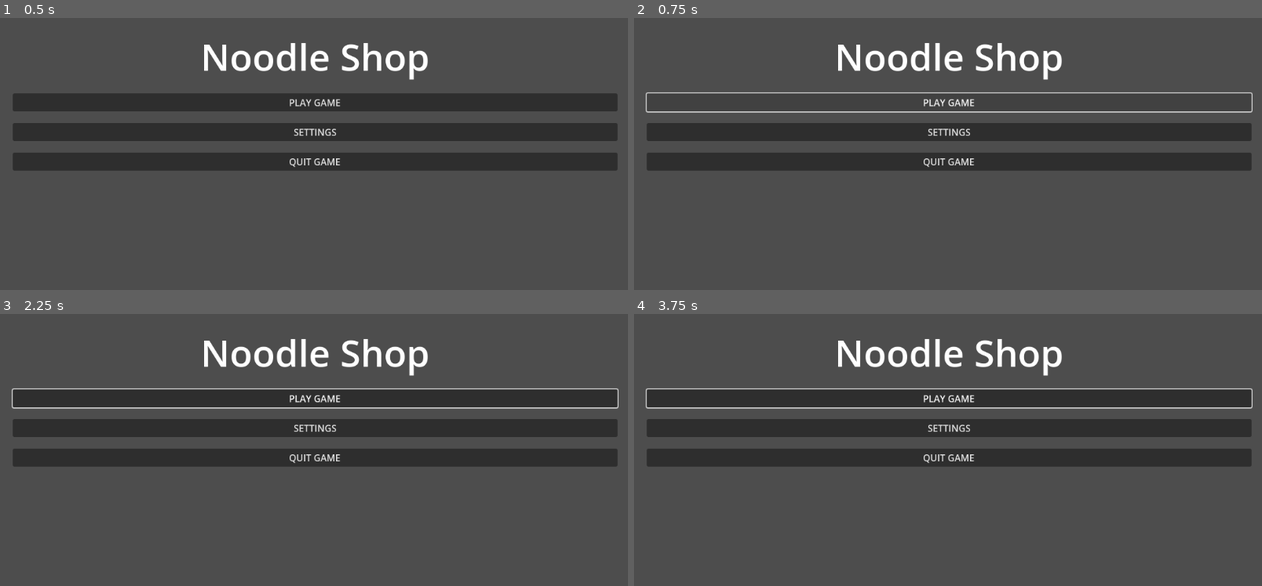
Above: before the commit, frames 1-4 (two rows, left to right).
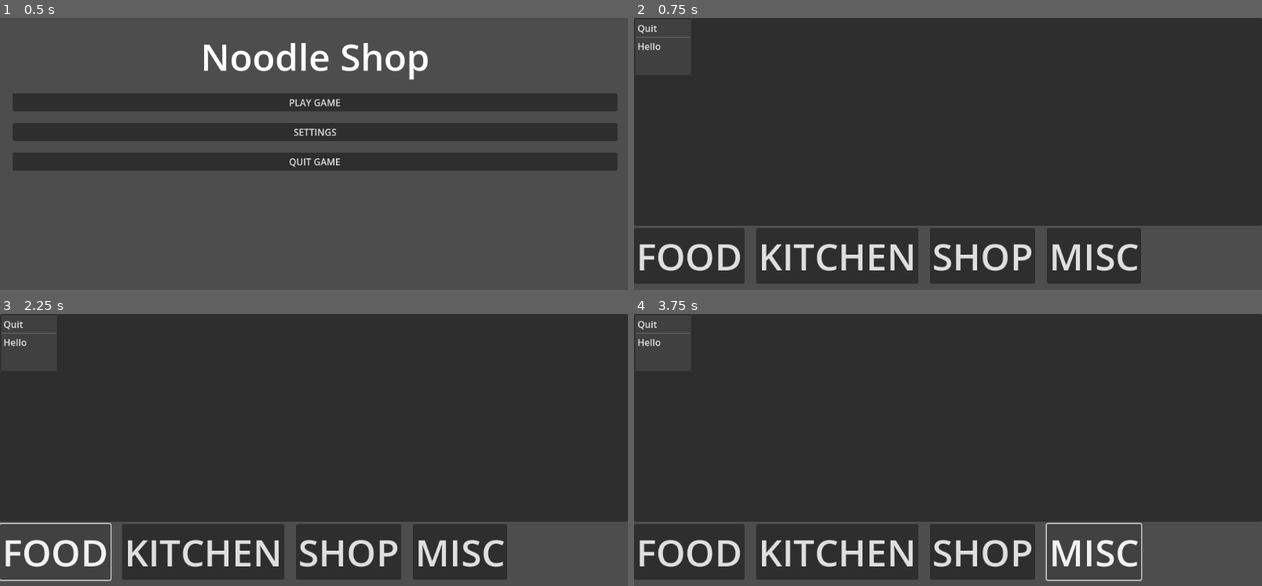
Above: after the commit, the same moments.

Repository: awarnes/noodle_shop
Game: Godot game, scene res://Main.tscn
Same seed, same stepped clock (60 frames per second), same inputs: the game is played once before the commit and once after it.
Inputs (mouse positions are in pixels of both pictures, inside the frame that each line leads up to):
- Up to frame 1 (0.5 s): no input
- Up to frame 2 (0.75 s): click "PLAY GAME" at 0.5 s
- Up to frame 3 (2.25 s): click (314, 398) at 1.25 s, where only the run before the commit has a clickable "PLAY GAME"; click (56, 550) at 2 s, where only the run after the commit has a clickable "FOOD"
- Up to frame 4 (3.75 s): click (985, 550) at 2.75 s, where only the run after the commit has a clickable "SHOP"; click (1092, 550) at 3.5 s, where only the run after the commit has a clickable "MISC"

Frame 1 is identical in both runs. In frame 2, 71% of the frame differs, in the area x 0-100%, y 0-98%; in frame 3, 68%; in frame 4, 69%.

Commit message:
Working on the menu

Diff:
--- /dev/null
+++ b/game/MainMenuBar.gd
@@ -0,0 +1,12 @@
+extends MenuBar
+
+
+# Called when the node enters the scene tree for the first time.
+func _ready():
+	print(self.get_menu_count())
+
+
+
+# Called every frame. 'delta' is the elapsed time since the previous frame.
+func _process(delta):
+	print(self.is_menu_hidden(0))
--- a/game/Planning.tscn
+++ b/game/Planning.tscn
@@ -1,4 +1,6 @@
-[gd_scene format=3 uid="uid://cfbwq12ftxynb"]
+[gd_scene load_steps=2 format=3 uid="uid://cfbwq12ftxynb"]
+
+[ext_resource type="Script" path="res://game/MainMenuBar.gd" id="1_kprno"]
 
 [node name="Planning" type="Control"]
 layout_mode = 3
@@ -16,29 +18,53 @@
 grow_horizontal = 2
 grow_vertical = 2
 
+[node name="MainMenuBar" type="MenuBar" parent="MarginContainer"]
+layout_mode = 2
+size_flags_vertical = 0
+script = ExtResource("1_kprno")
+
+[node name="Menu" type="PopupMenu" parent="MarginContainer/MainMenuBar"]
+title = "Menu"
+visible = true
+item_count = 3
+item_0/text = "Quit"
+item_0/id = 0
+item_1/text = ""
+item_1/id = 1
+item_1/separator = true
+item_2/text = "Hello"
+item_2/id = 2
+
 [node name="VBoxContainer" type="VBoxContainer" parent="MarginContainer"]
 layout_mode = 2
 
 [node name="Panel" type="Panel" parent="MarginContainer/VBoxContainer"]
 layout_mode = 2
-size_flags_vertical = 2
+size_flags_vertical = 3
 
 [node name="GridContainer" type="GridContainer" parent="MarginContainer/VBoxContainer"]
 layout_mode = 2
 size_flags_vertical = 3
+theme_override_constants/h_separation = 20
+theme_override_constants/v_separation = 20
+columns = 4
 
 [node name="FoodButton" type="Button" parent="MarginContainer/VBoxContainer/GridContainer"]
 layout_mode = 2
+theme_override_font_sizes/font_size = 64
 text = "FOOD"
 
 [node name="KitchenButton" type="Button" parent="MarginContainer/VBoxContainer/GridContainer"]
 layout_mode = 2
+theme_override_font_sizes/font_size = 64
 text = "KITCHEN"
 
 [node name="ShopButton" type="Button" parent="MarginContainer/VBoxContainer/GridContainer"]
 layout_mode = 2
+theme_override_font_sizes/font_size = 64
 text = "SHOP"
 
 [node name="MiscButton" type="Button" parent="MarginContainer/VBoxContainer/GridContainer"]
 layout_mode = 2
+theme_override_font_sizes/font_size = 64
 text = "MISC"
--- a/menus/main_menu/MainMenu.gd
+++ b/menus/main_menu/MainMenu.gd
@@ -1,6 +1,4 @@
 extends Control
-
-
 
 func _on_quit_button_pressed():
 	get_tree().quit()
@@ -9,4 +7,4 @@
 	Global.goto_scene("res://menus/settings_menu/SettingsMenu.tscn")
 
 func _on_play_button_pressed():
-	print("Play Pressed!")
+	Global.goto_scene("res://game/Planning.tscn")
--- a/project.godot
+++ b/project.godot
@@ -12,7 +12,7 @@
 
 config/name="Noodle Shop"
 run/main_scene="res://Main.tscn"
-config/features=PackedStringArray("4.1", "GL Compatibility")
+config/features=PackedStringArray("4.2", "GL Compatibility")
 config/icon="res://icon.svg"
 
 [autoload]
